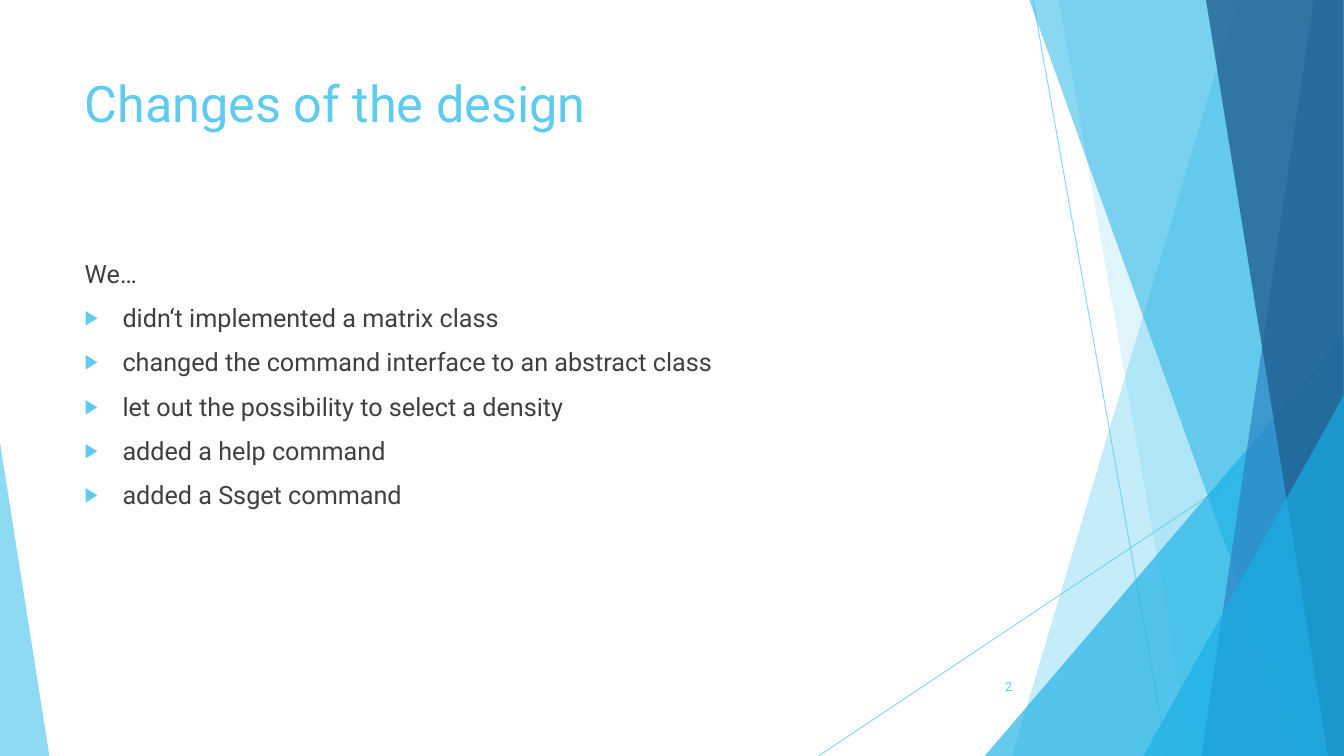
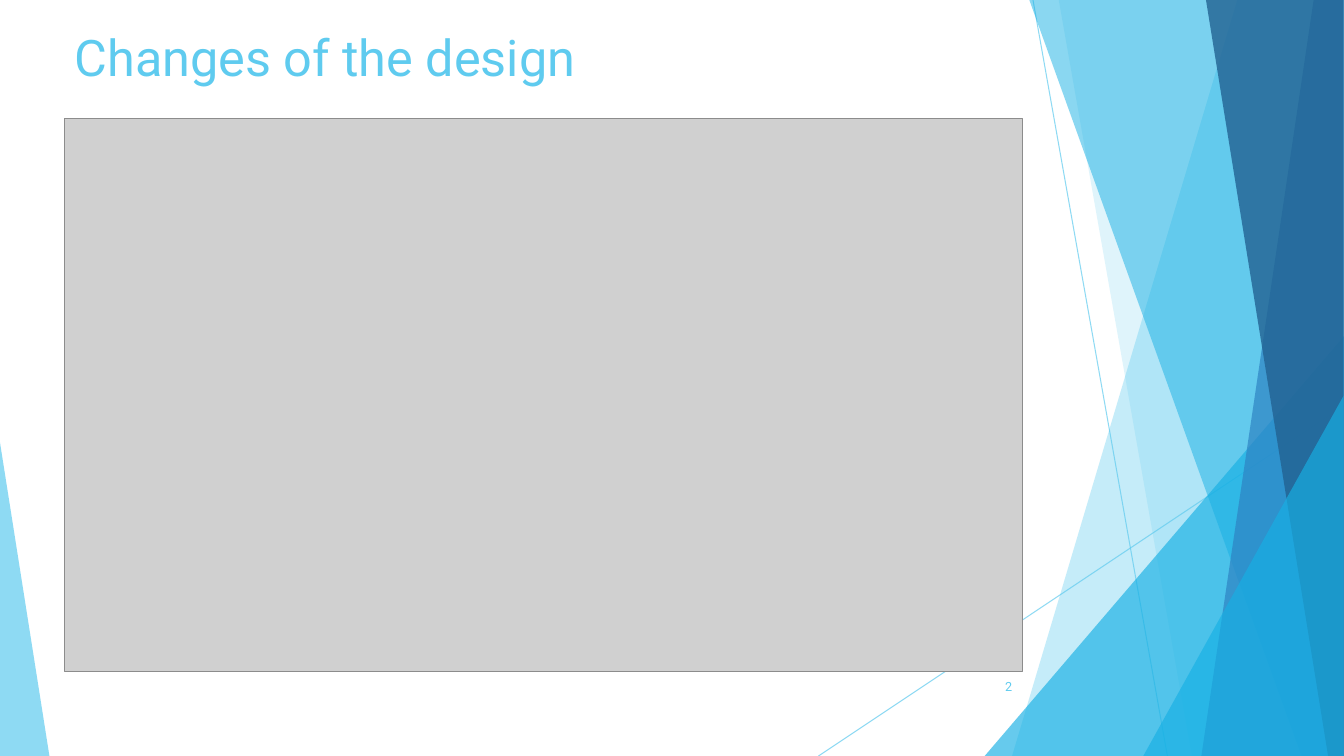
Before and after one commit to TheSlimvReal/PSE---LA-meets-ML, a slide deck: slide 2 of Implementation Sheet/Impl_sheet_presentation.pptx. Drawn at 1344x756 pixels with LibreOffice and Linux fonts; fonts in the diff are those of the drawing; grey boxes stand for pictures. Boxes give left, top, right and bottom in pixels: in the first picture for what was removed or moved away, otherwise in the second. Text is boxed around its words. In the diff, an @@ line names an element or a change of style, - is before the commit and + after.

Commit message:
added pictures of module changes to impl report and presentation

```diff
--- a/Implementation Sheet/Impl_sheet_presentation.pptx
+++ b/Implementation Sheet/Impl_sheet_presentation.pptx
@@ title "Changes of the design": place and size @@
-title "Changes of the design" at <box>85,83,585,133</box>
+title "Changes of the design" at <box>75,37,575,87</box>
@@ picture added at <box>65,119,1022,673</box> @@
@@ text removed at <box>85,265,712,510</box> @@
-We…
-▶ didn‘t implemented a matrix class
-▶ changed the command interface to an abstract class
-▶ let out the possibility to select a density
-▶ added a help command
-▶ added a Ssget command
```
Also in this commit, not shown: 1 slide added, 10 other files.
